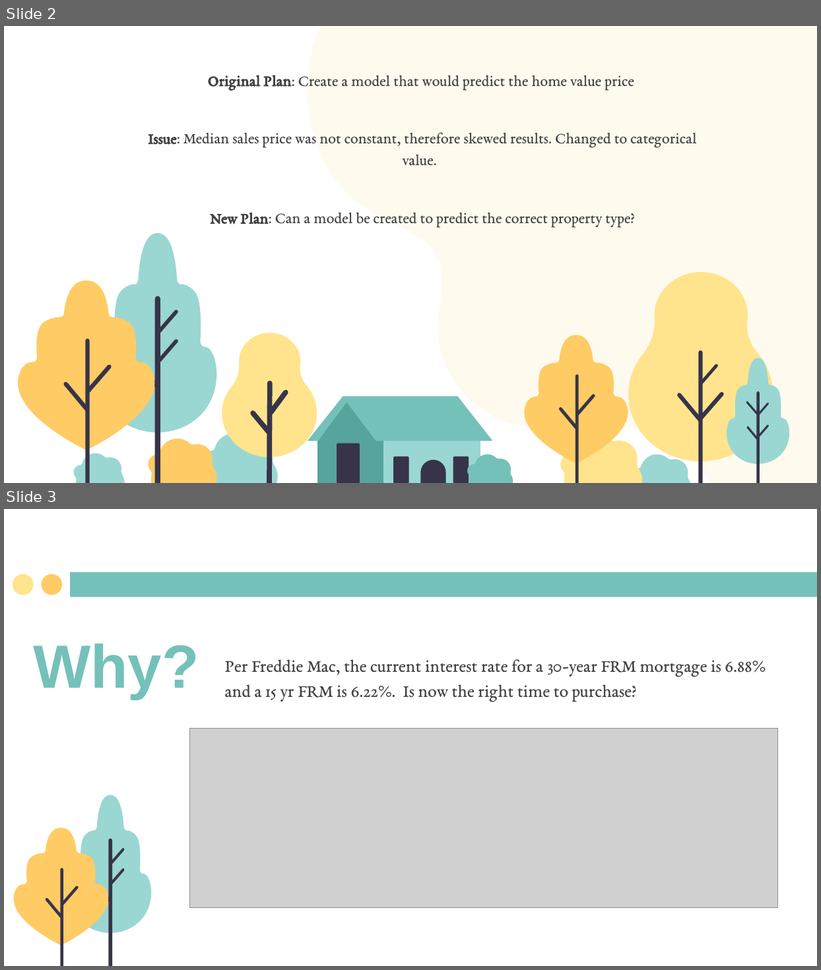
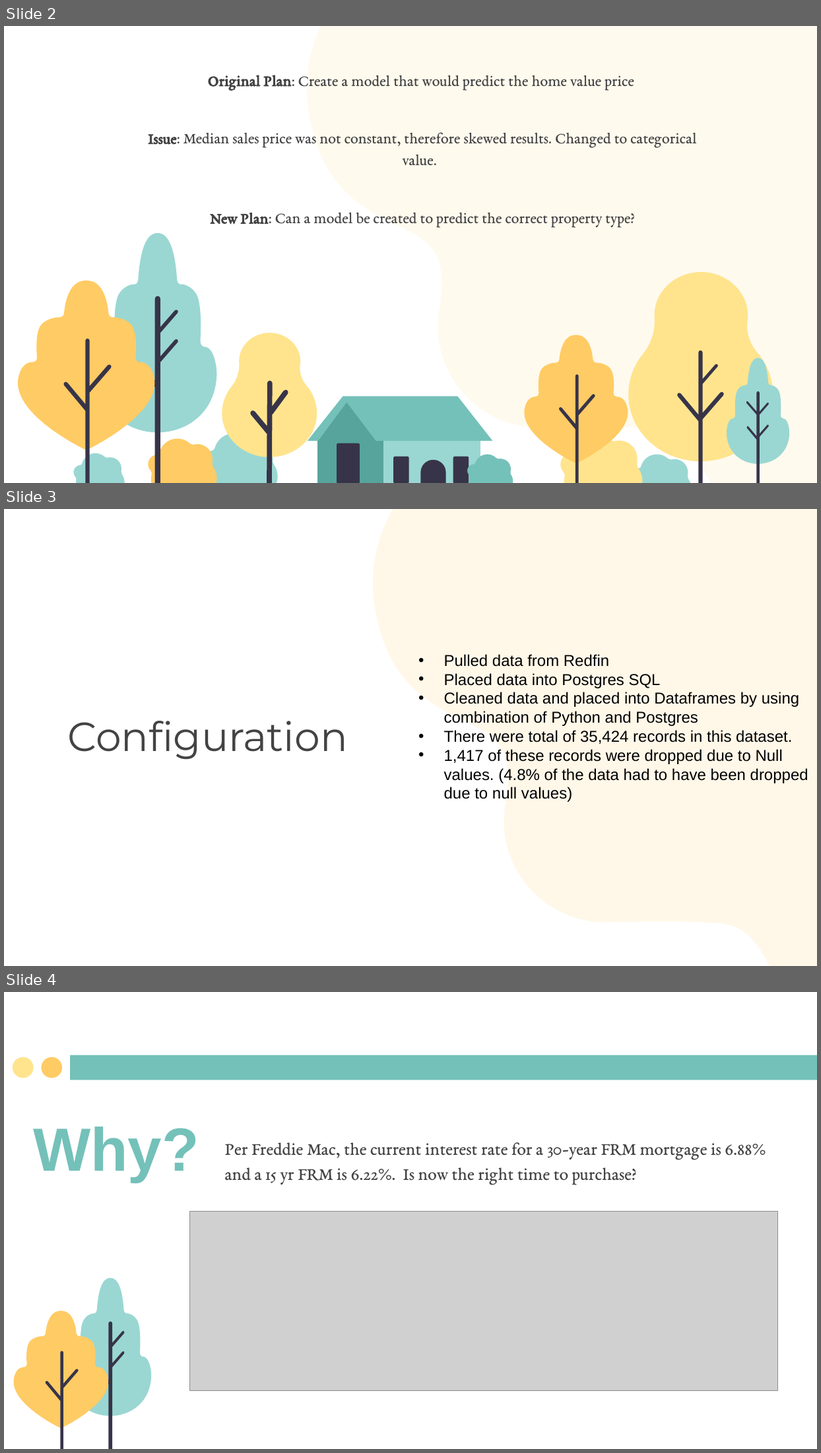
Before and after one commit to thundich/Project-4, a slide deck: Housing Market.pptx. Shown one above the other, each under a label of ours: slides 2 and 3 before the commit, slides 2, 3 and 4 after it. The pictures are 821x970 and 821x1453 pixels, drawn with LibreOffice and Linux fonts; fonts in the diff are those of the drawing; grey boxes stand for pictures. Boxes give left, top, right and bottom in pixels: in the first picture for what was removed or moved away, otherwise in the second. Text is boxed around its words. In the diff, an @@ line names an element or a change of style, - is before the commit and + after.

```diff
--- a/Housing Market.pptx
+++ b/Housing Market.pptx
@@ slide 3 added at (4, 509, 817, 966), background #FFFFFF @@
@@ freeform shape added at (368, 509, 817, 966), fill #FFF8E9 @@
@@ freeform shape added at (5, 643, 5, 643), fill #000000 @@
@@ text added at (444, 654, 809, 802), 14 pt, text #000000 @@
+• Pulled data from Redfin
+• Placed data into Postgres SQL
+• Cleaned data and placed into Dataframes by using combination of Python and Postgres
+• There were total of 35,424 records in this dataset.
+• 1,417 of these records were dropped due to Null values. (4.8% of the data had to have been dropped due to null values)
@@ freeform shape added at (5, 724, 5, 724), fill #000000 @@
@@ title added at (67, 721, 347, 760), 36 pt, text #434343 @@
+Configuration
@@ what was slide 3 is now slide 4 @@
```
